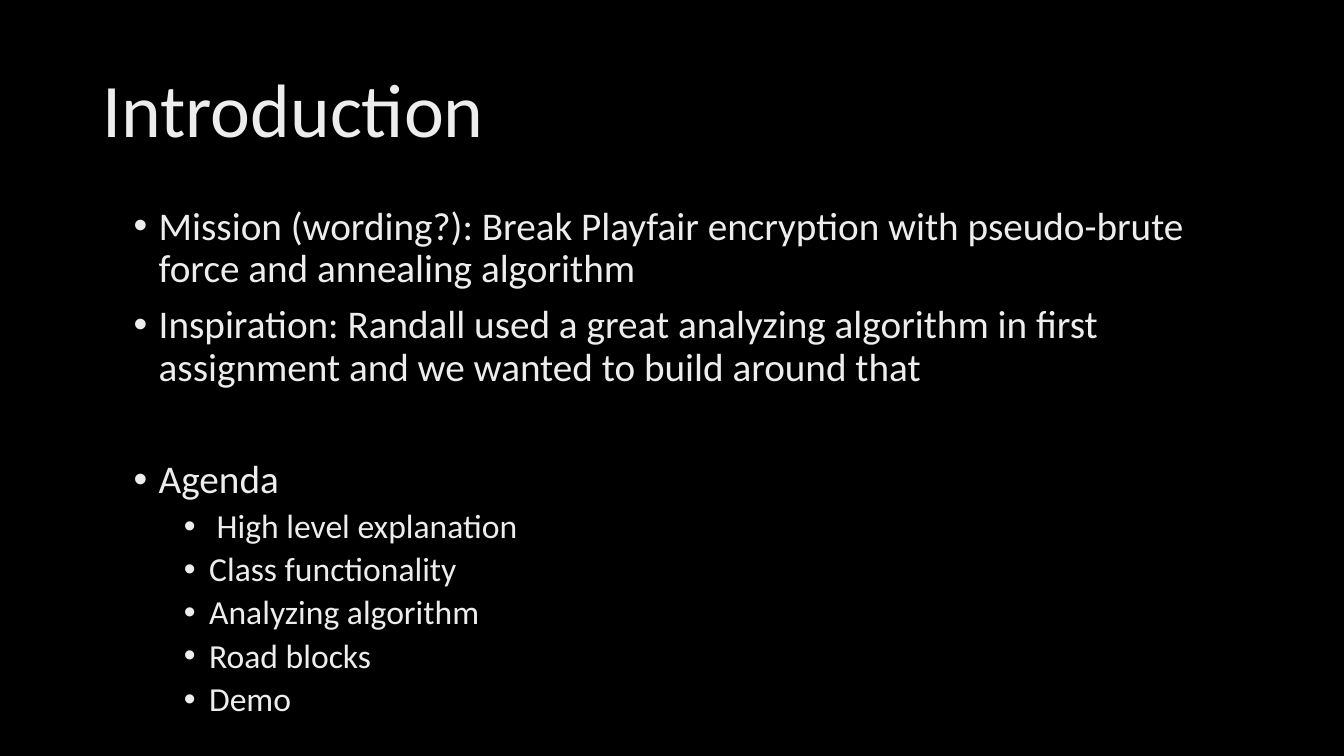
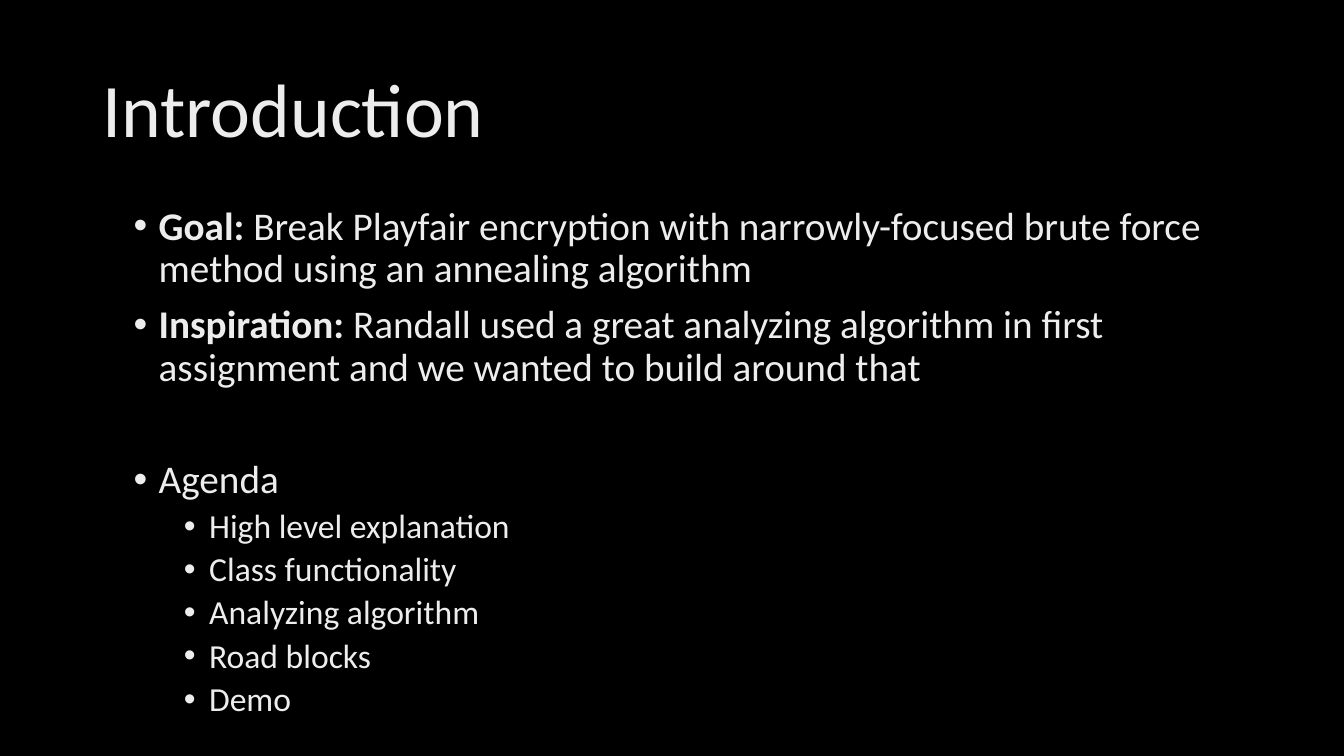
Before and after one commit to Steven-Reeves/Cryptography, a slide deck: slide 2 of Final_Presentation.pptx. Drawn at 1344x756 pixels with LibreOffice and Linux fonts; fonts in the diff are those of the drawing; background and template pictures are left out. Boxes give left, top, right and bottom in pixels: in the first picture for what was removed or moved away, otherwise in the second. Text is boxed around its words. In the diff, an @@ line names an element or a change of style, - is before the commit and + after.

```diff
--- a/Final_Presentation.pptx
+++ b/Final_Presentation.pptx
@@ text at (x1=159, y1=212, x2=1201, y2=289): text changed @@
-• Mission (wording?): Break Playfair encryption with pseudo-brute force and annealing algorithm
+• Goal: Break Playfair encryption with narrowly-focused brute force method using an annealing algorithm
@@ text at (x1=159, y1=310, x2=1104, y2=388): bold on in "Inspiration:" @@
```
Also in this commit, not shown: 3 other slides changed, 5 slides added, 2 slides removed.
